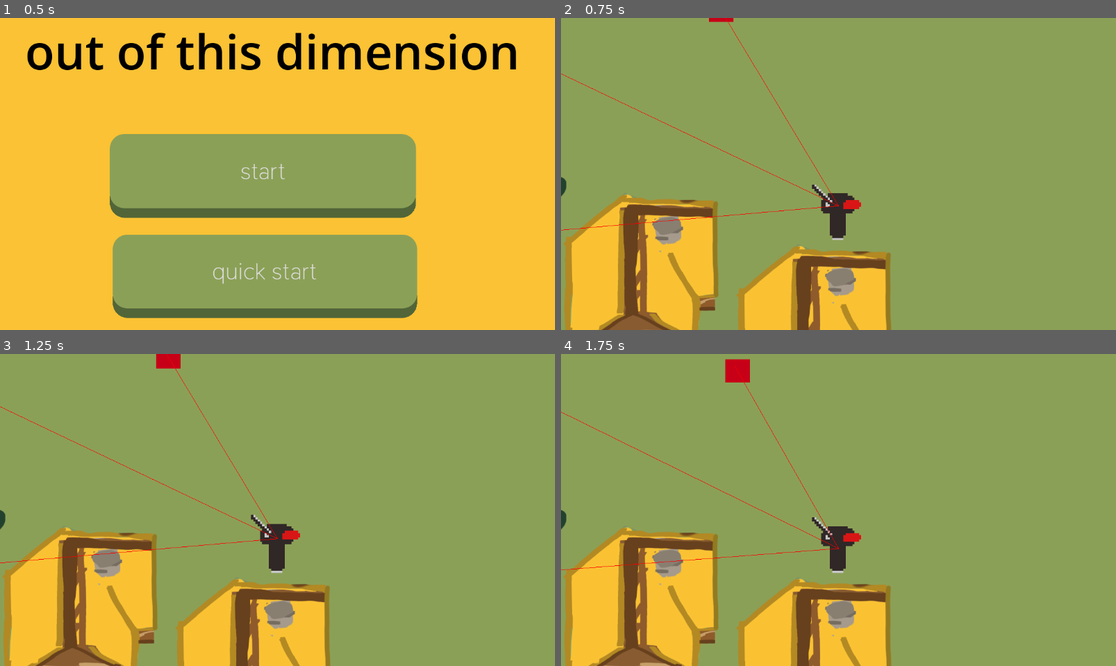
Above: before the commit, frames 1-4 (two rows, left to right).
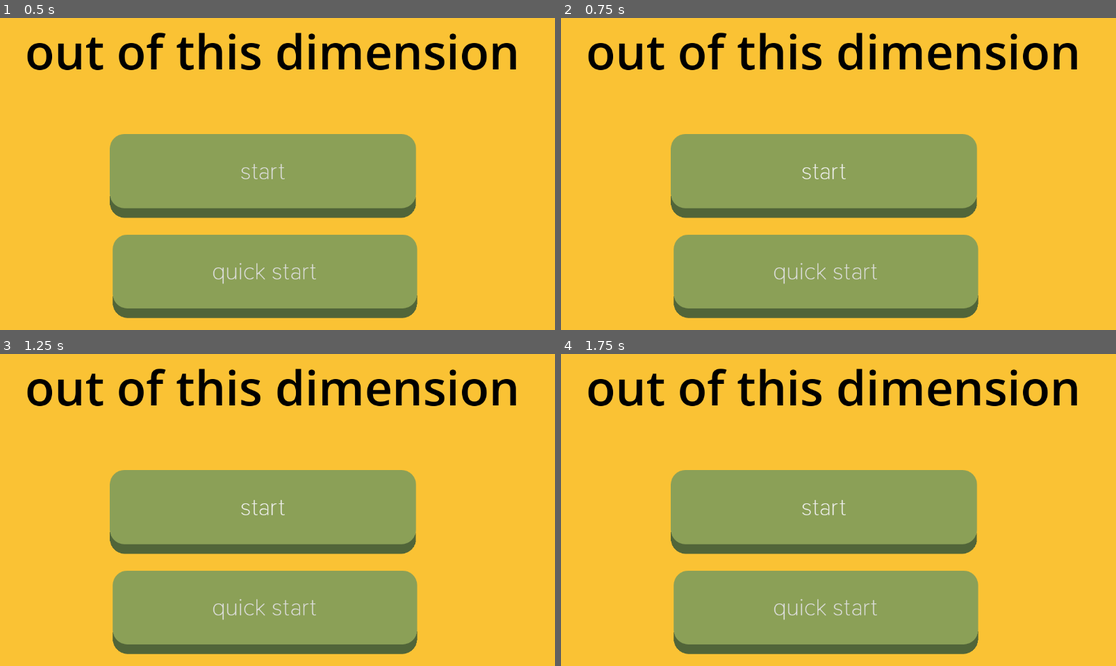
Above: after the commit, the same moments.

Repository: sophieTheProgrammer/queblejam
Game: Godot game, scene res://scenes/start.tscn
The game is run twice, just before and just after one commit, with the same random seed, the same clock (stepped at 60 frames per second) and the same inputs. This scene is started directly instead of the project's main scene.
Inputs (mouse positions are in pixels of both pictures, inside the frame that each line leads up to):
- Up to frame 1 (0.5 s): no input
- Up to frame 2 (0.75 s): click "start" at 0.5 s
- Up to frame 3 (1.25 s): no input
- Up to frame 4 (1.75 s): click (821, 513) at 1.25 s, where only the run after the commit has a clickable "start"

Frame 1 is identical in both runs. In frame 2, 76% of the frame differs, in the area x 0-100%, y 0-100%; in frame 3, 76%; in frame 4, 76%.

Commit message:
portal changes

Diff:
--- a/scenes/level_0.tscn
+++ /dev/null
@@ -1,127 +0,0 @@
-[gd_scene format=3 uid="uid://ygmskydwuf8"]
-
-[ext_resource type="PackedScene" uid="uid://fqnpaxidr784" path="res://scenes/player.tscn" id="1_xp8tn"]
-[ext_resource type="PackedScene" uid="uid://bey60bmk2kegn" path="res://scenes/tree.tscn" id="2_rhhhf"]
-[ext_resource type="PackedScene" uid="uid://c8nmx000lemsv" path="res://scenes/portal.tscn" id="3_qjcqe"]
-[ext_resource type="Script" uid="uid://cxjff7owyceba" path="res://scripts/game_manager.gd" id="4_jv3i5"]
-[ext_resource type="PackedScene" uid="uid://cn2rabxmse2ls" path="res://scenes/house.tscn" id="5_ll25s"]
-[ext_resource type="PackedScene" uid="uid://ciuakvp37r8bx" path="res://scenes/enemy.tscn" id="6_sk60w"]
-
-[sub_resource type="NavigationPolygon" id="NavigationPolygon_feb5d"]
-vertices = PackedVector2Array(2746.4688, -3140.1484, 2977.2422, 19.992188, -5042.9063, 17, -5014.039, -3472.6797, -2362.8516, -5278.6797)
-polygons = Array[PackedInt32Array]([PackedInt32Array(0, 1, 2, 3, 4)])
-outlines = Array[PackedVector2Array]([PackedVector2Array(-5024, -3478, -5053, 27, 2988, 30, 2756, -3147, -2364, -5290)])
-
-[sub_resource type="WorldBoundaryShape2D" id="WorldBoundaryShape2D_80nbo"]
-
-[node name="level-0" type="Node2D" unique_id=200994837]
-
-[node name="NavigationRegion2D" type="NavigationRegion2D" parent="." unique_id=1527148839]
-position = Vector2(-8, -141)
-navigation_polygon = SubResource("NavigationPolygon_feb5d")
-
-[node name="player" parent="." unique_id=575009404 instance=ExtResource("1_xp8tn")]
-position = Vector2(-25, 111)
-
-[node name="Tree" type="Node" parent="." unique_id=564110298]
-
-[node name="tree" parent="Tree" unique_id=1293499122 instance=ExtResource("2_rhhhf")]
-position = Vector2(-598, -107)
-
-[node name="tree2" parent="Tree" unique_id=1956730079 instance=ExtResource("2_rhhhf")]
-position = Vector2(-2110, -690)
-
-[node name="tree3" parent="Tree" unique_id=593895605 instance=ExtResource("2_rhhhf")]
-position = Vector2(-112, -851)
-
-[node name="tree8" parent="Tree" unique_id=1846803899 instance=ExtResource("2_rhhhf")]
-position = Vector2(-2261, -1772)
-
-[node name="tree10" parent="Tree" unique_id=87462111 instance=ExtResource("2_rhhhf")]
-position = Vector2(-3075, -2851)
-
-[node name="tree9" parent="Tree" unique_id=738252183 instance=ExtResource("2_rhhhf")]
-position = Vector2(-2340, -3216)
-
-[node name="tree6" parent="Tree" unique_id=1383033411 instance=ExtResource("2_rhhhf")]
-position = Vector2(-1592, -2292)
-
-[node name="tree7" parent="Tree" unique_id=1177807440 instance=ExtResource("2_rhhhf")]
-position = Vector2(-769, -1958)
-
-[node name="tree5" parent="Tree" unique_id=1281635400 instance=ExtResource("2_rhhhf")]
-position = Vector2(29, -2336)
-
-[node name="tree4" parent="Tree" unique_id=1082649861 instance=ExtResource("2_rhhhf")]
-position = Vector2(831, -2087)
-
-[node name="StaticBody2D" type="StaticBody2D" parent="." unique_id=743750651]
-
-[node name="CollisionShape2D" type="CollisionShape2D" parent="StaticBody2D" unique_id=260387551]
-shape = SubResource("WorldBoundaryShape2D_80nbo")
-
-[node name="ColorRect" type="ColorRect" parent="StaticBody2D" unique_id=860932114]
-offset_left = -2600.0
-offset_top = -6.0
-offset_right = 3763.0
-offset_bottom = 40.0
-color = Color(0.5709799, 0.5709799, 0.5709799, 1)
-
-[node name="portal" parent="." unique_id=452576932 instance=ExtResource("3_qjcqe")]
-position = Vector2(468, -290)
-DESTINATION = 2
-
-[node name="game_manager" type="Node2D" parent="." unique_id=474106210]
-script = ExtResource("4_jv3i5")
-
-[node name="House" type="Node" parent="." unique_id=1416592367]
-
-[node name="house6" parent="House" unique_id=273667713 instance=ExtResource("5_ll25s")]
-position = Vector2(-1322, -3664)
-scale = Vector2(1, 1)
-
-[node name="house5" parent="House" unique_id=226044333 instance=ExtResource("5_ll25s")]
-position = Vector2(-4043, -2262)
-scale = Vector2(1, 1)
-
-[node name="house4" parent="House" unique_id=581569659 instance=ExtResource("5_ll25s")]
-position = Vector2(-3073, -1921)
-scale = Vector2(1, 1)
-
-[node name="house3" parent="House" unique_id=1505400630 instance=ExtResource("5_ll25s")]
-position = Vector2(1643, -1557)
-scale = Vector2(1, 1)
-
-[node name="house2" parent="House" unique_id=381925926 instance=ExtResource("5_ll25s")]
-position = Vector2(696, -1082)
-scale = Vector2(1, 1)
-
-[node name="house" parent="House" unique_id=822725947 instance=ExtResource("5_ll25s")]
-position = Vector2(-1366, -233)
-scale = Vector2(1, 1)
-
-[node name="Enemy" type="Node" parent="." unique_id=167082925]
-
-[node name="enemy" parent="Enemy" unique_id=1635071808 node_paths=PackedStringArray("Goal") instance=ExtResource("6_sk60w")]
-position = Vector2(1018, -491)
-Goal = NodePath("../../player")
-
-[node name="enemy2" parent="Enemy" unique_id=1707054168 node_paths=PackedStringArray("Goal") instance=ExtResource("6_sk60w")]
-position = Vector2(-1590, -1787)
-Goal = NodePath("../../player")
-
-[node name="enemy3" parent="Enemy" unique_id=260847523 node_paths=PackedStringArray("Goal") instance=ExtResource("6_sk60w")]
-position = Vector2(-687, -3254)
-Goal = NodePath("../../player")
-
-[node name="enemy4" parent="Enemy" unique_id=1602384937 node_paths=PackedStringArray("Goal") instance=ExtResource("6_sk60w")]
-position = Vector2(1708, -3335)
-Goal = NodePath("../../player")
-
-[node name="enemy5" parent="Enemy" unique_id=686659329 node_paths=PackedStringArray("Goal") instance=ExtResource("6_sk60w")]
-position = Vector2(-3411, -3901)
-Goal = NodePath("../../player")
-
-[node name="enemy6" parent="Enemy" unique_id=1714825732 node_paths=PackedStringArray("Goal") instance=ExtResource("6_sk60w")]
-position = Vector2(-3565, -1191)
-Goal = NodePath("../../player")
--- /dev/null
+++ b/scenes/level_first.tscn
@@ -0,0 +1,127 @@
+[gd_scene format=3 uid="uid://ygmskydwuf8"]
+
+[ext_resource type="PackedScene" uid="uid://fqnpaxidr784" path="res://scenes/player.tscn" id="1_imvab"]
+[ext_resource type="PackedScene" uid="uid://bey60bmk2kegn" path="res://scenes/tree.tscn" id="2_3mg3q"]
+[ext_resource type="PackedScene" uid="uid://c8nmx000lemsv" path="res://scenes/portal.tscn" id="3_xyhiu"]
+[ext_resource type="Script" uid="uid://cxjff7owyceba" path="res://scripts/game_manager.gd" id="4_kbqg4"]
+[ext_resource type="PackedScene" uid="uid://cn2rabxmse2ls" path="res://scenes/house.tscn" id="5_1jf33"]
+[ext_resource type="PackedScene" uid="uid://ciuakvp37r8bx" path="res://scenes/enemy.tscn" id="6_bxrd5"]
+
+[sub_resource type="NavigationPolygon" id="NavigationPolygon_feb5d"]
+vertices = PackedVector2Array(2746.4688, -3140.1484, 2977.2422, 19.992188, -5042.9063, 17, -5014.039, -3472.6797, -2362.8516, -5278.6797)
+polygons = Array[PackedInt32Array]([PackedInt32Array(0, 1, 2, 3, 4)])
+outlines = Array[PackedVector2Array]([PackedVector2Array(-5024, -3478, -5053, 27, 2988, 30, 2756, -3147, -2364, -5290)])
+
+[sub_resource type="WorldBoundaryShape2D" id="WorldBoundaryShape2D_80nbo"]
+
+[node name="level_first" type="Node2D" unique_id=200994837]
+
+[node name="NavigationRegion2D" type="NavigationRegion2D" parent="." unique_id=1527148839]
+position = Vector2(-8, -141)
+navigation_polygon = SubResource("NavigationPolygon_feb5d")
+
+[node name="player" parent="." unique_id=575009404 instance=ExtResource("1_imvab")]
+position = Vector2(-25, 111)
+
+[node name="Tree" type="Node" parent="." unique_id=564110298]
+
+[node name="tree" parent="Tree" unique_id=1293499122 instance=ExtResource("2_3mg3q")]
+position = Vector2(-598, -107)
+
+[node name="tree2" parent="Tree" unique_id=1956730079 instance=ExtResource("2_3mg3q")]
+position = Vector2(-2110, -690)
+
+[node name="tree3" parent="Tree" unique_id=593895605 instance=ExtResource("2_3mg3q")]
+position = Vector2(-112, -851)
+
+[node name="tree8" parent="Tree" unique_id=1846803899 instance=ExtResource("2_3mg3q")]
+position = Vector2(-2261, -1772)
+
+[node name="tree10" parent="Tree" unique_id=87462111 instance=ExtResource("2_3mg3q")]
+position = Vector2(-3075, -2851)
+
+[node name="tree9" parent="Tree" unique_id=738252183 instance=ExtResource("2_3mg3q")]
+position = Vector2(-2340, -3216)
+
+[node name="tree6" parent="Tree" unique_id=1383033411 instance=ExtResource("2_3mg3q")]
+position = Vector2(-1592, -2292)
+
+[node name="tree7" parent="Tree" unique_id=1177807440 instance=ExtResource("2_3mg3q")]
+position = Vector2(-769, -1958)
+
+[node name="tree5" parent="Tree" unique_id=1281635400 instance=ExtResource("2_3mg3q")]
+position = Vector2(29, -2336)
+
+[node name="tree4" parent="Tree" unique_id=1082649861 instance=ExtResource("2_3mg3q")]
+position = Vector2(831, -2087)
+
+[node name="StaticBody2D" type="StaticBody2D" parent="." unique_id=743750651]
+
+[node name="CollisionShape2D" type="CollisionShape2D" parent="StaticBody2D" unique_id=260387551]
+shape = SubResource("WorldBoundaryShape2D_80nbo")
+
+[node name="ColorRect" type="ColorRect" parent="StaticBody2D" unique_id=860932114]
+offset_left = -2600.0
+offset_top = -6.0
+offset_right = 3763.0
+offset_bottom = 40.0
+color = Color(0.5709799, 0.5709799, 0.5709799, 1)
+
+[node name="portal" parent="." unique_id=452576932 instance=ExtResource("3_xyhiu")]
+position = Vector2(468, -290)
+DESTINATION = 2
+
+[node name="game_manager" type="Node2D" parent="." unique_id=474106210]
+script = ExtResource("4_kbqg4")
+
+[node name="House" type="Node" parent="." unique_id=1416592367]
+
+[node name="house6" parent="House" unique_id=273667713 instance=ExtResource("5_1jf33")]
+position = Vector2(-1322, -3664)
+scale = Vector2(1, 1)
+
+[node name="house5" parent="House" unique_id=226044333 instance=ExtResource("5_1jf33")]
+position = Vector2(-4043, -2262)
+scale = Vector2(1, 1)
+
+[node name="house4" parent="House" unique_id=581569659 instance=ExtResource("5_1jf33")]
+position = Vector2(-3073, -1921)
+scale = Vector2(1, 1)
+
+[node name="house3" parent="House" unique_id=1505400630 instance=ExtResource("5_1jf33")]
+position = Vector2(1643, -1557)
+scale = Vector2(1, 1)
+
+[node name="house2" parent="House" unique_id=381925926 instance=ExtResource("5_1jf33")]
+position = Vector2(696, -1082)
+scale = Vector2(1, 1)
+
+[node name="house" parent="House" unique_id=822725947 instance=ExtResource("5_1jf33")]
+position = Vector2(-1366, -233)
+scale = Vector2(1, 1)
+
+[node name="Enemy" type="Node" parent="." unique_id=167082925]
+
+[node name="enemy" parent="Enemy" unique_id=1635071808 node_paths=PackedStringArray("Goal") instance=ExtResource("6_bxrd5")]
+position = Vector2(1018, -491)
+Goal = NodePath("../../player")
+
+[node name="enemy2" parent="Enemy" unique_id=1707054168 node_paths=PackedStringArray("Goal") instance=ExtResource("6_bxrd5")]
+position = Vector2(-1590, -1787)
+Goal = NodePath("../../player")
+
+[node name="enemy3" parent="Enemy" unique_id=260847523 node_paths=PackedStringArray("Goal") instance=ExtResource("6_bxrd5")]
+position = Vector2(-687, -3254)
+Goal = NodePath("../../player")
+
+[node name="enemy4" parent="Enemy" unique_id=1602384937 node_paths=PackedStringArray("Goal") instance=ExtResource("6_bxrd5")]
+position = Vector2(1708, -3335)
+Goal = NodePath("../../player")
+
+[node name="enemy5" parent="Enemy" unique_id=686659329 node_paths=PackedStringArray("Goal") instance=ExtResource("6_bxrd5")]
+position = Vector2(-3411, -3901)
+Goal = NodePath("../../player")
+
+[node name="enemy6" parent="Enemy" unique_id=1714825732 node_paths=PackedStringArray("Goal") instance=ExtResource("6_bxrd5")]
+position = Vector2(-3565, -1191)
+Goal = NodePath("../../player")
--- a/scenes/start.tscn
+++ b/scenes/start.tscn
@@ -32,7 +32,7 @@
 theme = ExtResource("1_u80x2")
 text = "start"
 
-[node name="options" type="Button" parent="." unique_id=2144999731]
+[node name="quick_start" type="Button" parent="." unique_id=2144999731]
 offset_left = 234.0
 offset_top = 450.0
 offset_right = 865.8261
@@ -48,4 +48,5 @@
 
 [connection signal="button_down" from="start" to="." method="_on_start_button_down"]
 [connection signal="button_up" from="start" to="." method="_on_start_button_up"]
-[connection signal="button_down" from="options" to="." method="_on_options_button_down"]
+[connection signal="button_down" from="quick_start" to="." method="_on_quick_start_button_down"]
+[connection signal="button_up" from="quick_start" to="." method="_on_quick_start_button_up"]
--- a/scripts/global.gd
+++ b/scripts/global.gd
@@ -1,12 +1,15 @@
 extends Node
 @export var debug = false
 
+#const LEVEL_0 = preload("res://scenes/tutorial.tscn")
 const LEVEL_1 = preload("res://scenes/level_1.tscn")
 const LEVEL_2 = preload("res://scenes/testing.tscn")
 const START = preload("res://scenes/start.tscn")
 
 func load_scene(scene:int):
 	match scene:
+		#0:
+			#get_tree().change_scene_to_packed(LEVEL_0)
 		1:
 			get_tree().change_scene_to_packed(LEVEL_1)
 		2:
--- a/scripts/start.gd
+++ b/scripts/start.gd
@@ -1,6 +1,5 @@
 extends Node2D
 
-const START = preload("res://scenes/level_1.tscn")
 # Called when the node enters the scene tree for the first time.
 func _ready() -> void:
 	pass # Replace with function body.
@@ -12,13 +11,15 @@
 
 
 func _on_start_button_up() -> void:
-	get_tree().change_scene_to_packed(START)
+	Global.load_scene(0)
 
 
 
 func _on_start_button_down() -> void:
 	SfxPlayer.play_click()
 
+func _on_quick_start_button_up() -> void:
+	Global.load_scene(1)
 
-func _on_options_button_down() -> void:
+func _on_quick_start_button_down() -> void:
 	SfxPlayer.play_click()
